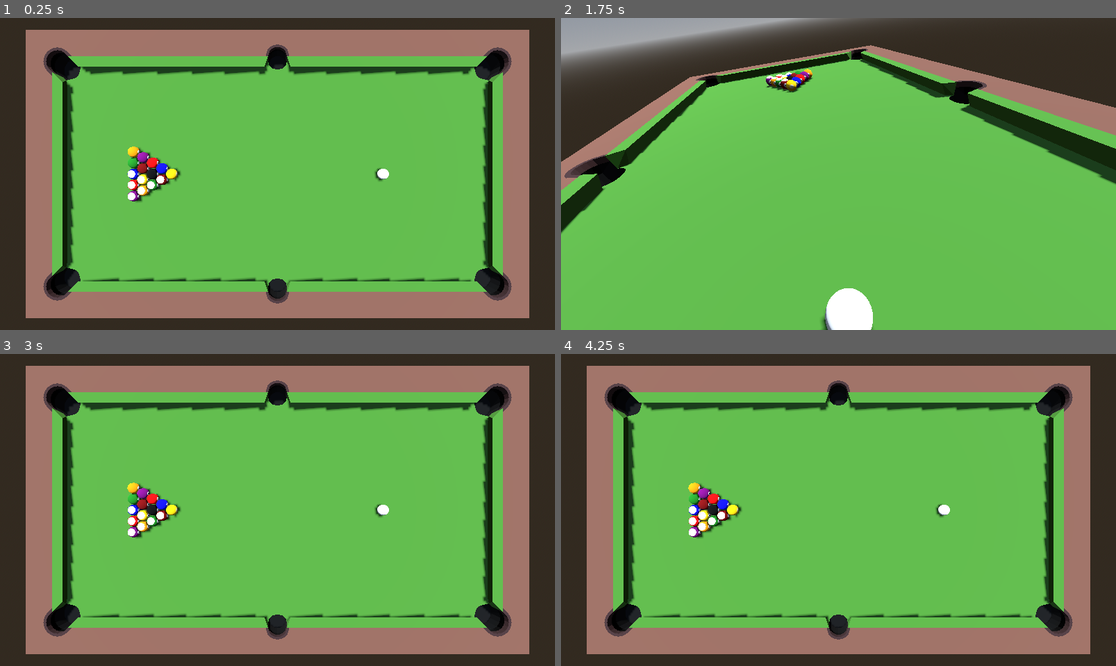
Above: before the commit, frames 1-4 (two rows, left to right).
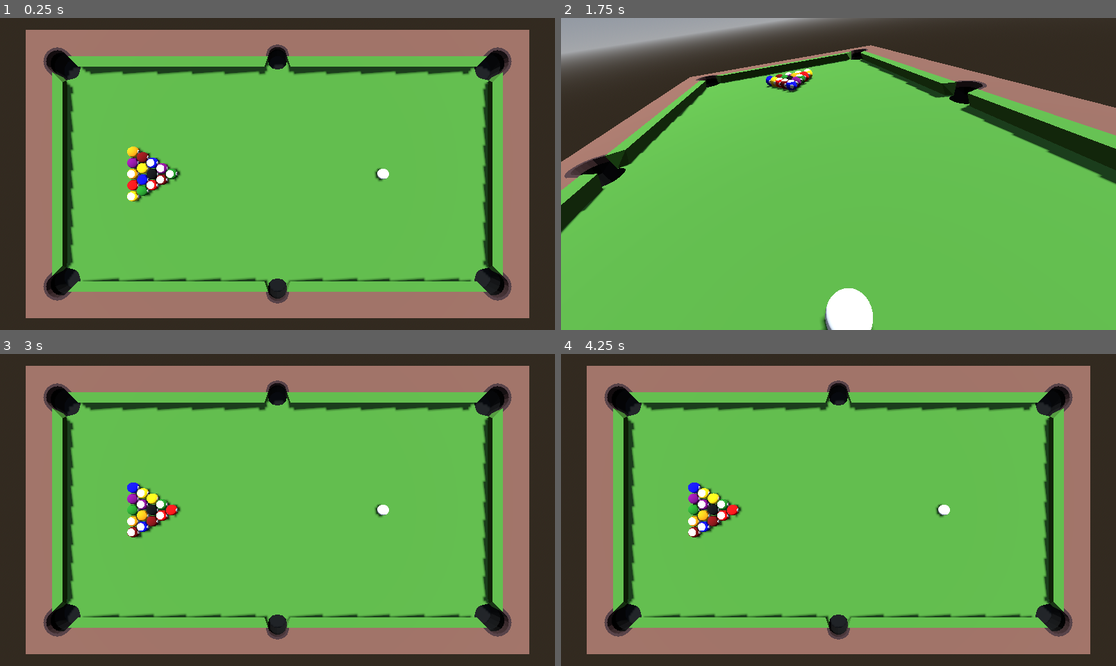
Above: after the commit, the same moments.

Repository: agrech4/Pool
Game: Godot game, scene res://Scenes/main.tscn
Two runs of this game, one before a commit and one after it. Both use one fixed random seed, a clock stepped at 60 frames per second and the inputs below.
Inputs (mouse positions are in pixels of both pictures, inside the frame that each line leads up to):
- Up to frame 1 (0.25 s): no input
- Up to frame 2 (1.75 s): tap Enter at 0.5 s; move the mouse to (960, 158) at 0.52 s; hold Tab (camera_switch) 0.53-1.28 s; tap R (reset) at 1.25 s; move the mouse to (727, 189) at 1.27 s; tap S (camera_backward) at 1.35 s; tap Tab (camera_switch) at 1.55 s
- Up to frame 3 (3 s): move the mouse to (333, 441) at 2.02 s; hold Tab (camera_switch) 2.03-2.78 s; tap Ctrl (camera_down) at 2.1 s; tap R (reset) at 2.75 s; move the mouse to (249, 572) at 2.77 s; tap W (camera_forward) at 2.85 s
- Up to frame 4 (4.25 s): tap Tab (camera_switch) at 3.05 s; move the mouse to (1005, 556) at 3.52 s; hold Tab (camera_switch) from 3.53 s (still down); tap A (camera_left) at 3.6 s; tap Escape (cancel) at 4.15 s

The runs differ from the first frame. In frame 1, 0.6% of the frame differs, in the area x 22-33%, y 41-60%; in frame 2, 0.3%; in frame 3, 0.7%; in frame 4, 0.7%.

Commit message:
balls are now racked randomly with the eight ball in the middle and a solid and stripe in each corner.

Diff:
--- a/Scenes/ball.tscn
+++ b/Scenes/ball.tscn
@@ -14,6 +14,7 @@
 height = 0.57
 
 [node name="Ball" type="RigidBody3D"]
+transform = Transform3D(-4.37114e-08, 0, -1, 0, 1, 0, 1, 0, -4.37114e-08, 0, 0, 0)
 collision_layer = 2
 collision_mask = 7
 mass = 10.0
--- a/Scripts/ball.gd
+++ b/Scripts/ball.gd
@@ -1,7 +1,7 @@
 class_name PoolBall
 extends RigidBody3D
 
-enum BallType {CUE, SOLID, STRIPE}
+enum BallType {CUE, SOLID, EIGHT, STRIPE}
 
 @export_range(0,15) var ball_value: int = 0
 
@@ -33,6 +33,13 @@
 const SPIN_COEFFICIENT: float = 1.0
 
 @onready var ball_type: BallType = set_type()
+
+
+func init_vals(ball_value_: int, position_: Vector3):
+	ball_value = ball_value_
+	if ball_value_ == 0:
+		set_collision_layer_value(3,true)
+	position = position_
 
 
 # Called when the node enters the scene tree for the first time.
@@ -79,8 +86,10 @@
 	# Sets ball type
 	if ball_value == 0:
 		return BallType.CUE
-	elif ball_value <= 8:
+	elif ball_value < 8:
 		return BallType.SOLID
+	elif ball_value == 8:
+		return BallType.EIGHT
 	else:
 		return BallType.STRIPE
 
--- a/Scripts/game_manager.gd
+++ b/Scripts/game_manager.gd
@@ -1,10 +1,11 @@
 extends Node
 
+
 const BALL_RAD: float = .285
-const STRENGTH_MULT: float = 400
+const STRENGTH_MULT: float = 800
 
 @export var ball_scene: PackedScene
-@export var rack_buffer: float = 0.005
+@export var rack_buffer: float = 0.008
 
 @export var table: Node3D
 
@@ -12,6 +13,10 @@
 
 var is_aiming: bool = false
 var power: float = 0.0
+
+var player_one: Player = Player.new()
+var player_two: Player = Player.new()
+var cur_player: Player = player_one
 
 @onready var rack_rad: float = BALL_RAD + rack_buffer
 @onready var row_sep: float = rack_rad * sqrt(3)
@@ -94,22 +99,30 @@
 	for ball in balls:
 		ball.queue_free()
 	balls.clear()
-	var ball = ball_scene.instantiate()
-	ball.set_collision_layer_value(3,true)
-	ball.ball_value = 0
-	ball.position = head_spot
-	ball.rotate_y(-PI/2)
+	var ball: PoolBall = ball_scene.instantiate()
+	ball.init_vals(0, head_spot)
 	add_child(ball)
 	balls.append(ball)
 	camera.camera_target = ball
+
+	var solids: Array[int] = [1,2,3,4,5,6,7]
+	var stripes: Array[int] = [9,10,11,12,13,14,15]
+	var corners: Array[int] = [solids.pop_at(randi_range(0,6)),stripes.pop_at(randi_range(0,6))]
+	var balls_left: Array[int] = solids + stripes
 	for i in rack_locs.size():
 		ball = ball_scene.instantiate()
-		ball.ball_value = i + 1
-		ball.position = rack_locs[i]
-		if i != 0:
-			ball.position.x += randf_range(-rack_buffer,rack_buffer)
-			ball.position.z += randf_range(-rack_buffer,rack_buffer)
-		ball.rotate_y(-PI/2)
+		var ball_value: int = i+1
+		# ensure the eight ball is in the middle and the corners are opposite types
+		if (ball_value != 8):
+			if (i == 4 or i == 11):
+				ball_value = corners.pop_at(randi_range(0,corners.size()-1))
+			else:
+				ball_value = balls_left.pop_at(randi_range(0,balls_left.size()-1))
+		var spawn_loc: Vector3 = rack_locs[i]
+		# add slight variation to the location of the ball
+		spawn_loc.x += randf_range(-rack_buffer,rack_buffer)
+		spawn_loc.z += randf_range(-rack_buffer,rack_buffer)
+		ball.init_vals(ball_value, spawn_loc)
 		add_child(ball)
 		balls.append(ball)
 
@@ -137,3 +150,8 @@
 		power_timer.start()
 	else:
 		power_timer.stop()
+
+
+class Player:
+	var balltype: PoolBall.BallType
+	var num_pocketed: int = 0
--- a/project.godot
+++ b/project.godot
@@ -134,7 +134,6 @@
 
 common/physics_ticks_per_second=240
 3d/physics_engine="JoltPhysics3D"
-3d/default_gravity=9.8
 jolt_3d/continuous_cd/movement_threshold=25.0
 jolt_3d/solver/contact_speculative_distance=0.0
 jolt_3d/solver/contact_allowed_penetration=0.0
